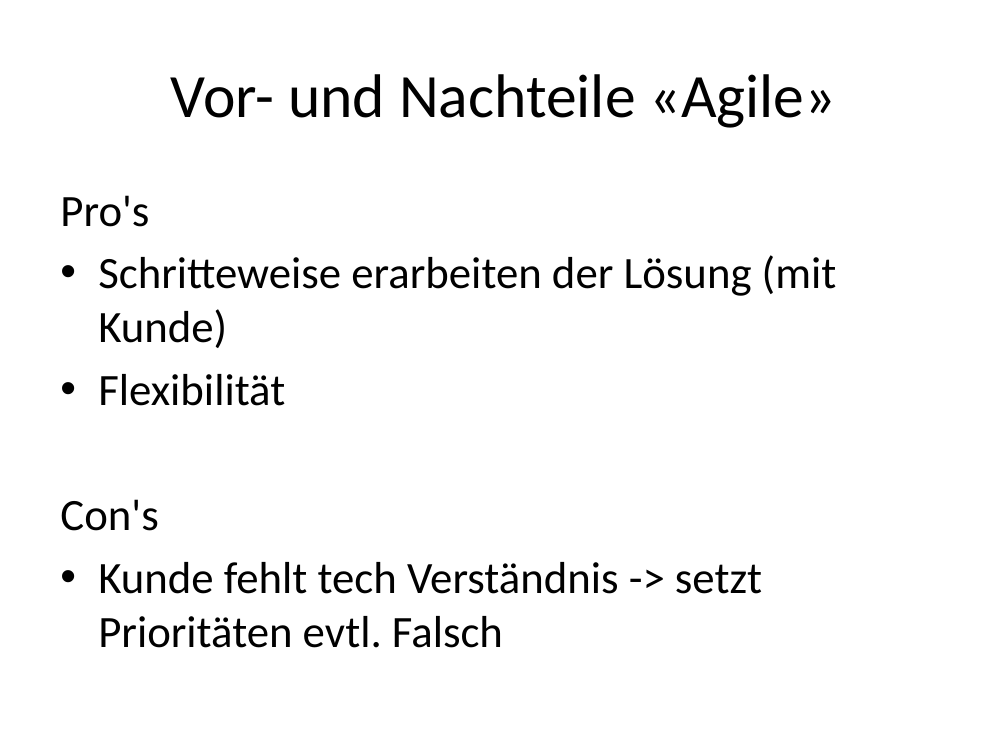
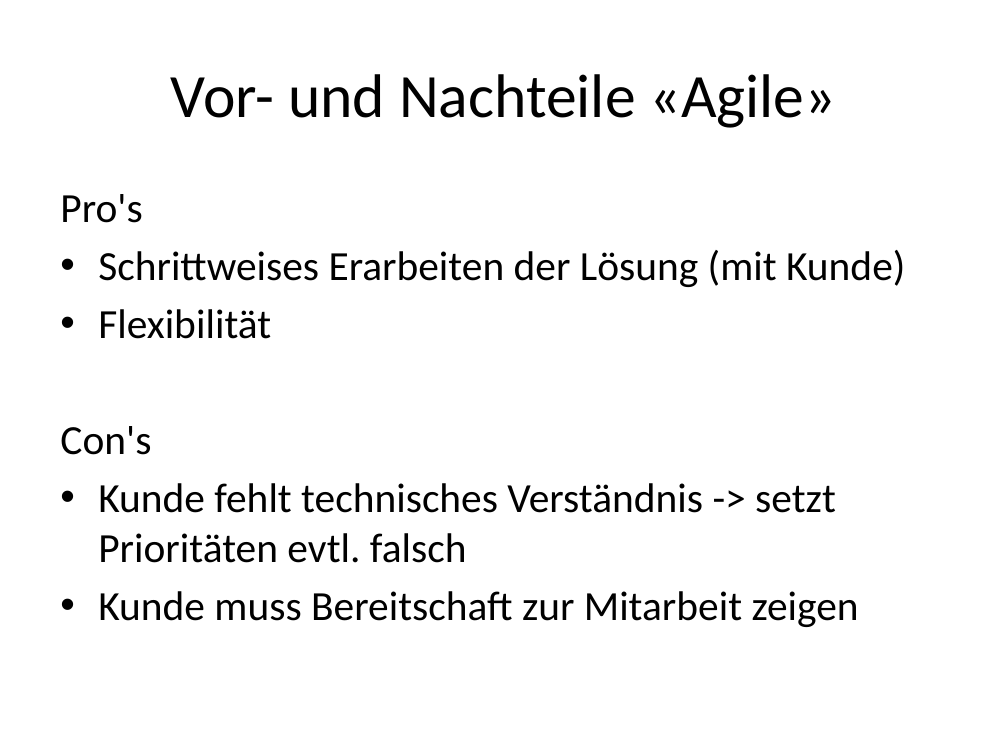
Before and after one commit to boebu/ch.bfh.bti7081.s2013.yellow, a slide deck: slide 7 of ch.bfh.bti7081.s2013.yellow/doc/task02/task1_2_presentation.pptx (slide 8 before the commit). Drawn at 1008x756 pixels with LibreOffice and Linux fonts; fonts in the diff are those of the drawing. Boxes give left, top, right and bottom in pixels: in the first picture for what was removed or moved away, otherwise in the second. Text is boxed around its words. In the diff, an @@ line names an element or a change of style, - is before the commit and + after.

Commit message:
finish presentation

```diff
--- a/ch.bfh.bti7081.s2013.yellow/doc/task02/task1_2_presentation.pptx
+++ b/ch.bfh.bti7081.s2013.yellow/doc/task02/task1_2_presentation.pptx
@@ text at (x1=60, y1=194, x2=271, y2=455): size 32 to 29.6 pt in "Pro's", "Flexibilität", "Con's" @@
@@ text at (x1=98, y1=250, x2=905, y2=287): text changed; size 32 to 29.6 pt @@
-• Schritteweise erarbeiten der Lösung (mit Kunde)
+• Schrittweises Erarbeiten der Lösung (mit Kunde)
@@ text at (x1=98, y1=483, x2=859, y2=627): text changed; size 32 to 29.6 pt @@
-• Kunde fehlt tech Verständnis -> setzt Prioritäten evtl. Falsch
+• Kunde fehlt technisches Verständnis -> setzt Prioritäten evtl. falsch
+• Kunde muss Bereitschaft zur Mitarbeit zeigen
```
Also in this commit, not shown: 1 other slide changed, 1 slide added, 3 slides removed.
